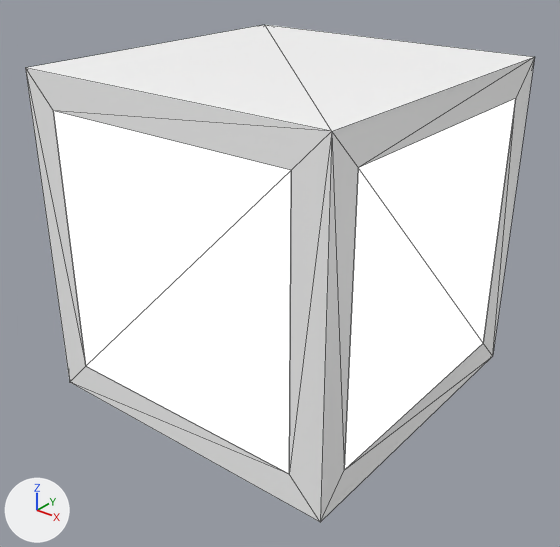
One commit to the COLLADA model models/cube_G/meshes/cube_G.dae: the scene before it, then after it.
Both versions are drawn from a 50 mm camera at (0.0674, -0.0861, 0.0705) aimed at (0.0009, -0.003, 0.019). Every picture has the same lights, and +X, +Y and +Z are marked at lower left. Mesh edges are drawn as thin lines. Where no turn or scale is listed for an object, it has been applied to the vertices.

Objects in the first picture: 'instance_0', 'instance_0.001', 'instance_0.004'.
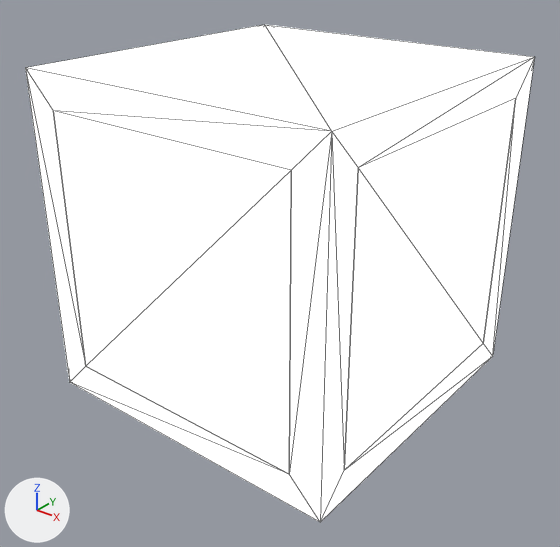
Pixel boxes (x1, y1, x2, y2) of what changed, in the pictures (560 x 547 px):
'instance_0', surface changed: (25, 25, 535, 522) in both

Diff of the bpy script that builds the scene:
```diff
--- a/models/cube_G/meshes/cube_G.dae.py
+++ b/models/cube_G/meshes/cube_G.dae.py
@@ mat_material_3 @@
 mat_material_3.base_color = (0.996, 0.996, 0.996)  # white #ffffff
+mat_material_3.emission_strength = 1.0
```
